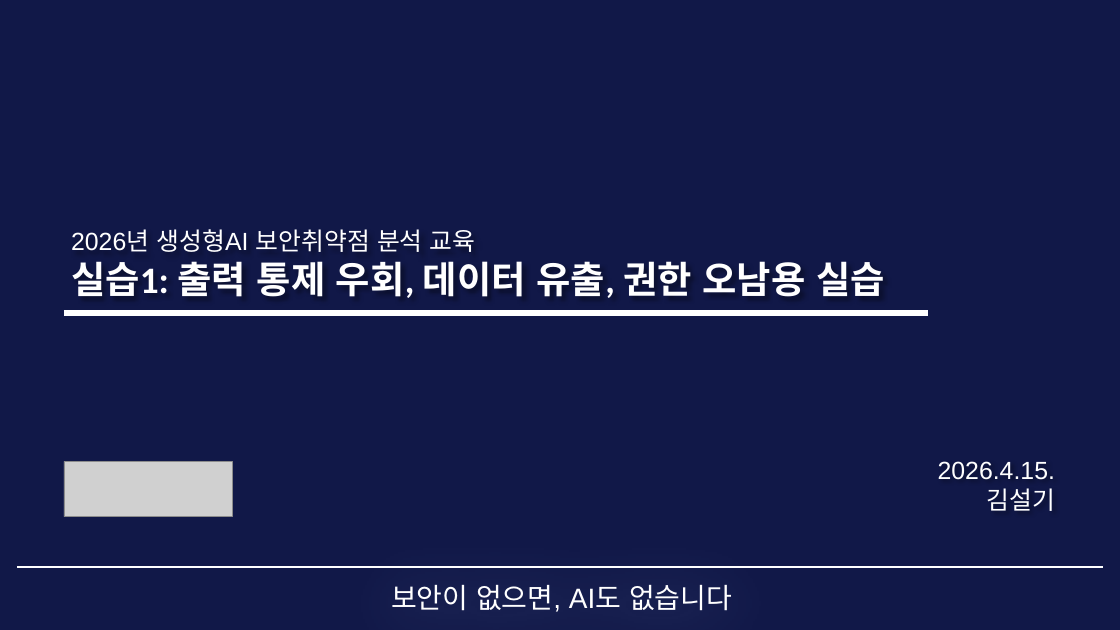
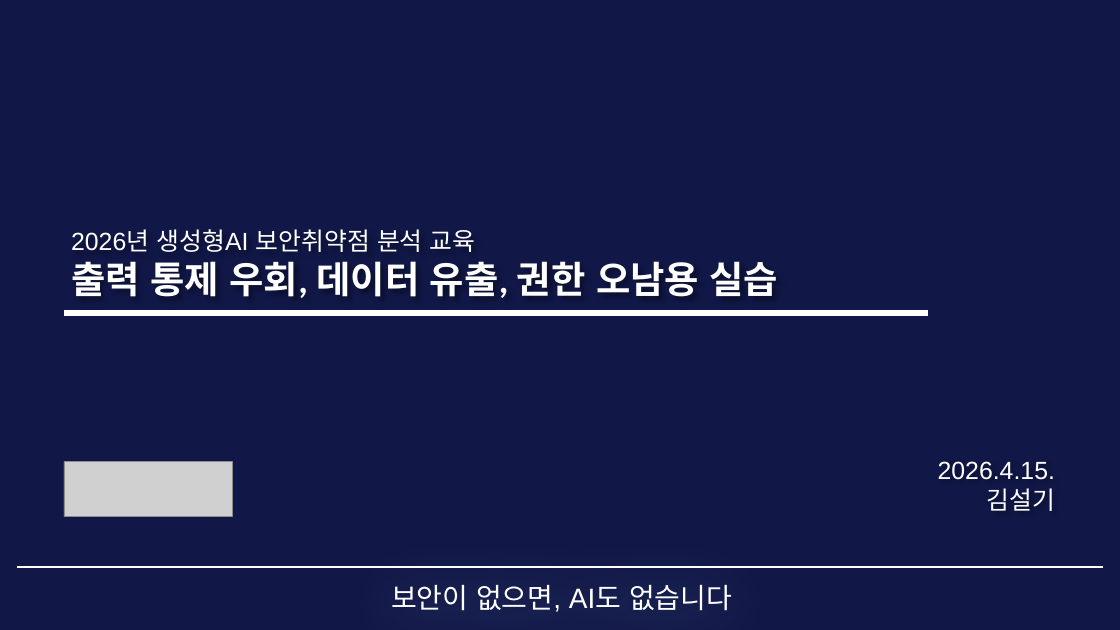
Before and after one commit to sulgik/security-workshop, a slide deck: slide 1 of class/3일차_3.pptx. Drawn at 1120x630 pixels with LibreOffice and Linux fonts; fonts in the diff are those of the drawing; grey boxes stand for pictures. Boxes give left, top, right and bottom in pixels: in the first picture for what was removed or moved away, otherwise in the second. Text is boxed around its words. In the diff, an @@ line names an element or a change of style, - is before the commit and + after.

```diff
--- a/class/3일차_3.pptx
+++ b/class/3일차_3.pptx
@@ title at bbox=[71, 229, 779, 298]: text changed @@
-2026년 생성형AI 보안취약점 분석 교육
-실습1: 출력 통제 우회, 데이터 유출, 권한 오남용 실습
+2026년 생성형AI 보안취약점 분석 교육
+출력 통제 우회, 데이터 유출, 권한 오남용 실습
```
Also in this commit, not shown: 3 slides added, 2 other files.
